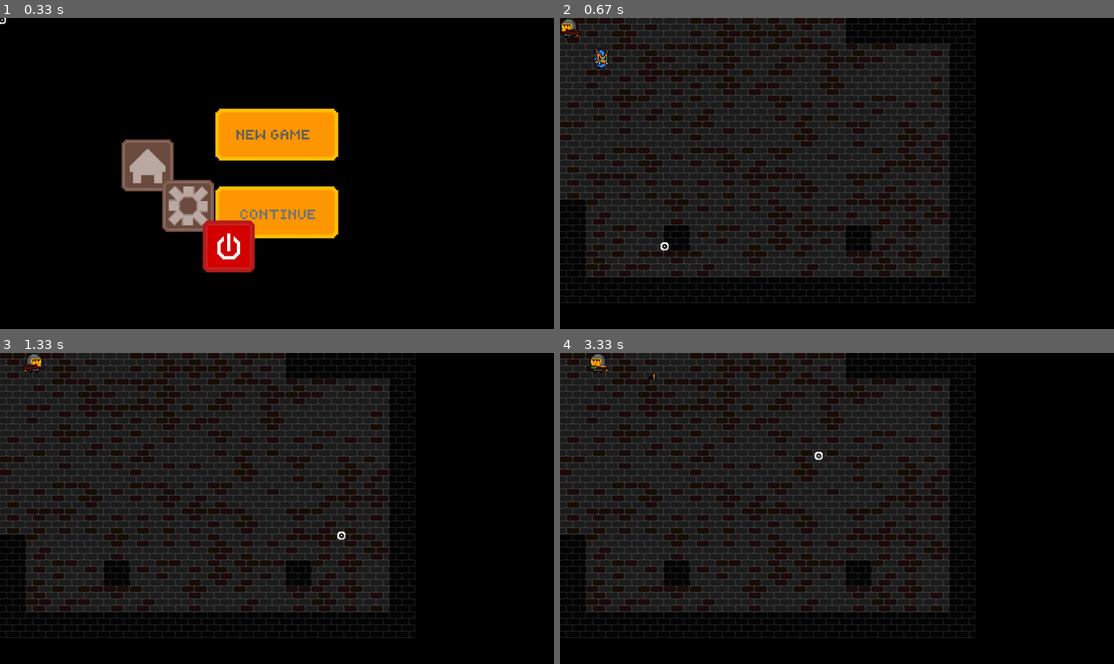
Above: before the commit, frames 1-4 (two rows, left to right).
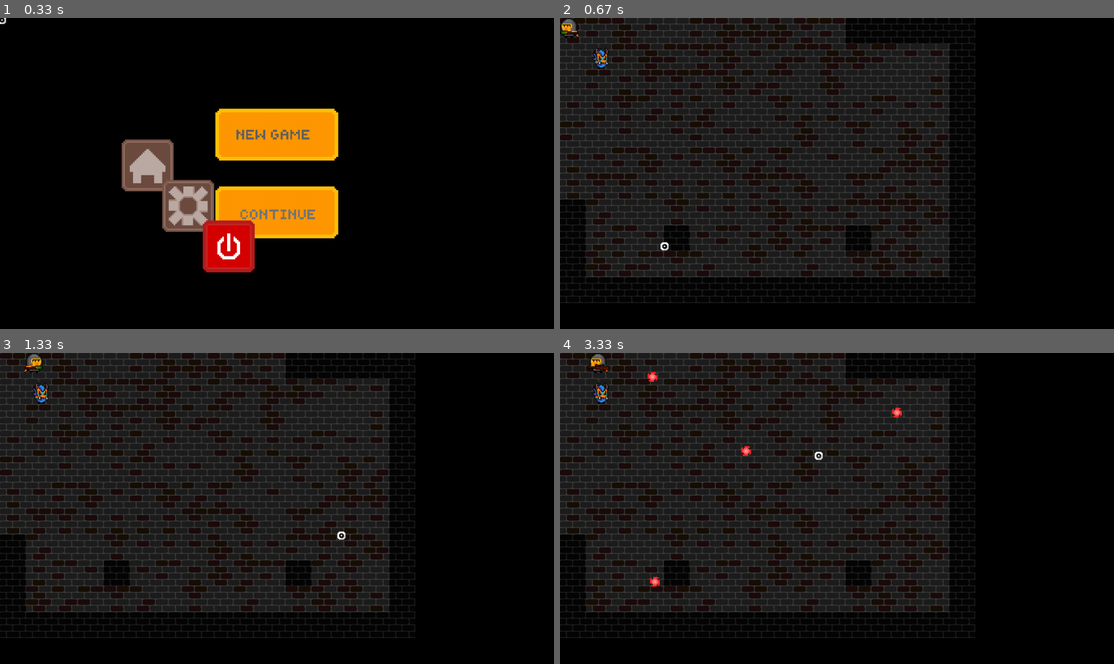
Above: after the commit, the same moments.

Repository: VladislavTuzov/PyGame
Game: pygame game, started from main.py
The game is run twice, just before and just after one commit, with the same random seed, the same clock (stepped at 60 frames per second) and the same inputs.
Inputs (mouse positions are in pixels of both pictures, inside the frame that each line leads up to):
- Up to frame 1 (0.33 s): no input
- Up to frame 2 (0.67 s): press the mouse at (837, 133) at 0.37 s; move the mouse to (748, 189) at 0.47 s; release the mouse at (665, 245) at 0.6 s
- Up to frame 3 (1.33 s): click (481, 617) at 0.72 s; hold Right from 1 s (still down); click (343, 536) at 1.08 s
- Up to frame 4 (3.33 s): release Right at 1.47 s; hold Up 1.5-1.8 s; click (848, 402) at 1.58 s; hold Right 1.83-2.3 s; click (637, 499) at 1.92 s; hold Left 2.33-2.87 s; click (842, 539) at 2.42 s; hold Down 2.9-3.2 s; click (820, 455) at 2.98 s; tap Tab at 3.23 s

Frame 1 is identical in both runs. In frame 2, less than 0.1% of the frame differs, in the area x 0-4%, y 3-6%; in frame 3, 0.2%; in frame 4, 0.4%, in the area x 5-62%, y 3-76%.

Commit message:
separate classes by files

Diff:
--- a/classes.py
+++ /dev/null
@@ -1,322 +0,0 @@
-from collections import deque
-import os
-from math import hypot
-from random import choice
-from time import time
-
-import pygame
-
-from config import FPS
-import helpers
-
-
-# ENTETIES
-
-class BaseHero(pygame.sprite.Sprite):
-	def __init__(self, hero_name, hp, protection, weapon_limit=2):
-		super().__init__()
-		# pygame attributes
-		self.image_left = pygame.image.load(f'source/heroes/{hero_name}/default_left.png')
-		self.image_right = pygame.image.load(f'source/heroes/{hero_name}/default_right.png')
-
-		self.image = self.image_left  # by default, then will be changed by direction
-		self.rect = self.image.get_rect()
-
-		self.speed = 180 / FPS  # pixels per second
-		self.direction = [0, 0]
-
-		# gameplay attributes
-		self.hp = hp
-		self.protection = protection
-
-		self.weapons = WeaponSlots(weapon_limit)
-
-	def change_direction(self, x_vector_change, y_vector_change):
-		self.direction[0] += x_vector_change
-		self.direction[1] += y_vector_change
-
-		if self.direction[0] == -1:
-			self.image = self.image_left
-			self.weapon.image = self.weapon.image_left
-		elif self.direction[0] == 1:
-			self.image = self.image_right
-			self.weapon.image = self.weapon.image_right
-
-	def move(self, walls):
-		x = self.rect.centerx + self.direction[0] * self.speed
-		y = self.rect.centery + self.direction[1] * self.speed
-
-		prev_center = self.rect.center
-		self.rect.center = (x, y)
-
-		if walls.colliderect(self.rect):
-			self.rect.center = prev_center
-
-		self.weapon.rect.center = (self.rect.centerx, self.rect.centery + 10)
-
-	def shoot(self, pos):
-		bullet = self.weapon.shoot(pos)
-		return bullet
-
-	@property
-	def weapon(self):
-		return self.weapons[0]
-
-	def add_weapon(self, weapon):
-		self.weapons.add_weapon(weapon)
-
-	def change_weapon(self, weapon):
-		self.weapons.change_weapon(weapon)
-
-	def delete_weapon(self, weapon):
-		if len(self.weapons) > 1:
-			self.weapons.delete_weapon(weapon)
-
-	def scroll(self):
-		self.weapons.scroll()
-
-
-class Knight(BaseHero):
-	def __init__(self):
-		super().__init__('knight', hp=5, protection=5, weapon_limit=2)
-
-
-class BaseEnemy(pygame.sprite.Sprite):
-	def __init__(self, name, hp):
-		super().__init__()
-		self.image = pygame.image.load(f'source/enemies/{name}.png')
-		self.rect = self.image.get_rect()
-
-		self.hp = hp
-
-	def hit(self, bullet):
-		self.hp -= bullet.damage
-		if self.hp <= 0:
-			self.kill()
-
-
-class Dardo(BaseEnemy):
-	def __init__(self):
-		super().__init__('dardo', hp=3)
-
-
-# WEAPONS
-
-class WeaponSlots(deque):
-	def __init__(self, limit):
-		super().__init__()
-		self.limit = limit
-
-	def add_weapon(self, weapon):
-		if len(self) < self.limit:
-			self.appendleft(weapon)
-
-	def change_weapon(self, new_weapon):
-		self[0] = new_weapon
-
-	def delete_weapon(self):
-		if self:
-			self.popleft()
-
-	def scroll(self):
-		self.rotate(-1)
-
-
-class BaseWeapon(pygame.sprite.Sprite):
-	def __init__(self, weapon_name, damage, cooldown):
-		super().__init__()
-		self.image_left = pygame.image.load(f'source/weapons/{weapon_name}/left.png')
-		self.image_right = pygame.image.load(f'source/weapons/{weapon_name}/right.png')
-		self.image = self.image_left  # by default, then will be change by direction
-		self.rect = self.image.get_rect()
-
-		self.weapon_name = weapon_name
-		self.damage = damage
-		self.cooldown = cooldown
-		self.previous_shot_time = time() - self.cooldown - 0.00001
-
-	def shoot(self, pos):
-		shot_time = time()
-		if shot_time - self.previous_shot_time >= self.cooldown:
-			self.previous_shot_time = shot_time
-			return BaseBullet(
-						self.weapon_name,
-						self.rect.center,
-						pos,
-						speed=420,
-						damage=self.damage
-				   )
-
-
-class BaseBullet(pygame.sprite.Sprite):
-	def __init__(self, weapon_name, start, pos, speed, damage, max_distance=2000):
-		super().__init__()
-		self.image = pygame.image.load(f'source/weapons/{weapon_name}/bullet.png')
-		self.rect = self.image.get_rect()
-		self.rect.center = start
-
-		self.speed = speed / FPS  # pixels by second
-		self.damage = damage
-		self.max_distance = max_distance
-
-		self.x0, self.y0 = start
-		x1, y1 = pos
-		self.current_distance = 0
-		self.x_distance = x1 - self.x0
-		self.y_distance = y1 - self.y0
-		self.target_distance = hypot(self.x_distance, self.y_distance)
-
-	def update(self, walls, enemies):
-		self.current_distance += self.speed
-		if self.current_distance >= self.max_distance:
-			self.kill()
-		coeff = self.current_distance / self.target_distance
-
-		x = self.x0 + self.x_distance * coeff
-		y = self.y0 + self.y_distance * coeff
-		prev_center = self.rect.center
-		self.rect.center = (x, y)
-
-		if walls.colliderect(self.rect):
-			self.rect.center = prev_center
-			self.kill()
-
-		collided_enemies = enemies.colliderect(self.rect)
-		if collided_enemies:
-			enemy = collided_enemies[0]
-			enemy.hit(self)
-			self.kill()
-
-
-class Broom(BaseWeapon):
-	def __init__(self):
-		super().__init__('broom', 1, 0.2)
-
-	def shoot(self, pos):
-		shot_time = time()
-		if shot_time - self.previous_shot_time >= self.cooldown:
-			self.previous_shot_time = shot_time
-			return BroomBullet(
-						self.weapon_name,
-						self.rect.center,
-						pos,
-						speed=420,
-						damage=self.damage
-				   )
-
-
-class BroomBullet(BaseBullet):
-	pass
-
-
-# LEVEL GENERATION
-
-class Room(pygame.sprite.Sprite):
-	def __init__(self, pattern, floor_type: str):
-		super().__init__()
-		self.width = len(pattern[0])
-		self.height = len(pattern)
-		self.type = floor_type
-
-		self.image = self._generate_image(pattern)
-		self.rect = self.image.get_rect()
-
-	def _generate_image(self, pattern):
-		plate_size = get_image_size(self._get_random_plate())
-		plate_width, plate_height = plate_size
-
-		image_width = self.width * plate_width
-		image_height = self.height * plate_height
-
-		self.walls = helpers.RectList()
-		self.gates = helpers.RectList()
-
-		image = pygame.Surface((image_width, image_height))
-		for i, row in enumerate(pattern):
-			for j, cell in enumerate(row):
-				x = plate_width * j
-				y = plate_height * i
-
-				if cell == helpers.FLOOR:
-					plate = pygame.image.load(self._get_random_plate())
-					image.blit(plate, (x, y))
-
-				elif cell == helpers.WALL:
-					wall = pygame.image.load(self._get_random_wall())
-					image.blit(wall, (x, y))
-					self.walls.append(pygame.Rect((x, y, plate_width, plate_height)))
-
-				elif cell == helpers.GATES:
-					gate = pygame.image.load(self._get_random_wall())
-					image.blit(gate, (x, y))
-					self.gates.append(pygame.Rect((x, y, plate_width, plate_height)))
-
-		return image
-
-	def _get_random_plate(self):
-		return choice(self._get_plates())
-
-	def _get_plates(self):
-		path = f'source/locations/{self.type}/floor'
-		plates = [f'{path}/{plate_filename}'
-				  for plate_filename in os.listdir(path)]
-		return plates
-
-	def _get_random_wall(self):
-		return choice(self._get_walls())
-
-	def _get_walls(self):
-		path = f'source/locations/{self.type}/walls'
-		walls = [f'{path}/{wall_filename}'
-				  for wall_filename in os.listdir(path)]
-		return walls
-
-	def close_gates(self):
-		self.walls.extend(self.gates)
-
-	def open_gates(self):
-		self.walls[:] = [wall for wall in self.walls if wall not in self.gates]
-
-
-def get_image_size(path):
-	with open(path, 'rb') as file:
-		data = file.read(24)
-		width = int(data[16:20].hex(), 16)
-		height = int(data[20:24].hex(), 16)
-	return width, height
-
-
-# MENU
-
-class MenuButton(pygame.sprite.Sprite):
-	def __init__(self, button_name, x=0, y=0):
-		super().__init__()
-		self.image = pygame.image.load(f'source/buttons/{button_name}.png')
-		self.rect = self.image.get_rect()
-
-		self.rect.x = x
-		self.rect.y = y
-
-	def collidepoint(self, coords):
-		return self.rect.collidepoint(coords)
-
-
-# CURSOR
-
-class CustomCursor:
-	def __init__(self, filename):
-		self.image = pygame.image.load(f'source/cursors/{filename}')
-		self.rect = self.image.get_rect()
-
-	def update_pos(self, pos):
-		self.rect.center = pos
-
-
-# EXCEPTIONS
-
-class ExitPseudoError(Exception):
-	pass
-
-
-class NewGamePseudoError(Exception):
-    pass
--- /dev/null
+++ b/classes/enemies.py
@@ -0,0 +1,20 @@
+import pygame
+
+
+class BaseEnemy(pygame.sprite.Sprite):
+	def __init__(self, name, hp):
+		super().__init__()
+		self.image = pygame.image.load(f'source/enemies/{name}.png')
+		self.rect = self.image.get_rect()
+
+		self.hp = hp
+
+	def hit(self, bullet):
+		self.hp -= bullet.damage
+		if self.hp <= 0:
+			self.kill()
+
+
+class Dardo(BaseEnemy):
+	def __init__(self):
+		super().__init__('dardo', hp=3)
--- /dev/null
+++ b/classes/exceptions.py
@@ -0,0 +1,6 @@
+class ExitPseudoError(Exception):
+	pass
+
+
+class NewGamePseudoError(Exception):
+    pass
--- /dev/null
+++ b/classes/generation.py
@@ -0,0 +1,81 @@
+import os
+from random import choice
+
+import pygame
+
+import helpers
+
+
+class Room(pygame.sprite.Sprite):
+	def __init__(self, pattern, floor_type: str):
+		super().__init__()
+		self.width = len(pattern[0])
+		self.height = len(pattern)
+		self.type = floor_type
+
+		self.image = self._generate_image(pattern)
+		self.rect = self.image.get_rect()
+
+	def _generate_image(self, pattern):
+		plate_size = get_image_size(self._get_random_plate())
+		plate_width, plate_height = plate_size
+
+		image_width = self.width * plate_width
+		image_height = self.height * plate_height
+
+		self.walls = helpers.RectList()
+		self.gates = helpers.RectList()
+
+		image = pygame.Surface((image_width, image_height))
+		for i, row in enumerate(pattern):
+			for j, cell in enumerate(row):
+				x = plate_width * j
+				y = plate_height * i
+
+				if cell == helpers.FLOOR:
+					plate = pygame.image.load(self._get_random_plate())
+					image.blit(plate, (x, y))
+
+				elif cell == helpers.WALL:
+					wall = pygame.image.load(self._get_random_wall())
+					image.blit(wall, (x, y))
+					self.walls.append(pygame.Rect((x, y, plate_width, plate_height)))
+
+				elif cell == helpers.GATES:
+					gate = pygame.image.load(self._get_random_wall())
+					image.blit(gate, (x, y))
+					self.gates.append(pygame.Rect((x, y, plate_width, plate_height)))
+
+		return image
+
+	def _get_random_plate(self):
+		return choice(self._get_plates())
+
+	def _get_plates(self):
+		path = f'source/locations/{self.type}/floor'
+		plates = [f'{path}/{plate_filename}'
+				  for plate_filename in os.listdir(path)]
+		return plates
+
+	def _get_random_wall(self):
+		return choice(self._get_walls())
+
+	def _get_walls(self):
+		path = f'source/locations/{self.type}/walls'
+		walls = [f'{path}/{wall_filename}'
+				  for wall_filename in os.listdir(path)]
+		return walls
+
+	def close_gates(self):
+		self.walls.extend(self.gates)
+
+	def open_gates(self):
+		self.walls[:] = [wall for wall in self.walls if wall not in self.gates]
+
+
+def get_image_size(path):
+	with open(path, 'rb') as file:
+		data = file.read(24)
+		width = int(data[16:20].hex(), 16)
+		height = int(data[20:24].hex(), 16)
+	return width, height
--- /dev/null
+++ b/classes/heroes.py
@@ -0,0 +1,94 @@
+from collections import deque
+
+import pygame
+
+from config import FPS
+
+
+class BaseHero(pygame.sprite.Sprite):
+	def __init__(self, hero_name, hp, protection, weapon_limit=2):
+		super().__init__()
+		# pygame attributes
+		self.image_left = pygame.image.load(f'source/heroes/{hero_name}/default_left.png')
+		self.image_right = pygame.image.load(f'source/heroes/{hero_name}/default_right.png')
+
+		self.image = self.image_left  # by default, then will be changed by direction
+		self.rect = self.image.get_rect()
+
+		self.speed = 180 / FPS  # pixels per second
+		self.direction = [0, 0]
+
+		# gameplay attributes
+		self.hp = hp
+		self.protection = protection
+
+		self.weapons = WeaponSlots(weapon_limit)
+
+	def change_direction(self, x_vector_change, y_vector_change):
+		self.direction[0] += x_vector_change
+		self.direction[1] += y_vector_change
+
+		if self.direction[0] == -1:
+			self.image = self.image_left
+			self.weapon.image = self.weapon.image_left
+		elif self.direction[0] == 1:
+			self.image = self.image_right
+			self.weapon.image = self.weapon.image_right
+
+	def move(self, walls):
+		x = self.rect.centerx + self.direction[0] * self.speed
+		y = self.rect.centery + self.direction[1] * self.speed
+
+		prev_center = self.rect.center
+		self.rect.center = (x, y)
+
+		if walls.colliderect(self.rect):
+			self.rect.center = prev_center
+
+		self.weapon.rect.center = (self.rect.centerx, self.rect.centery + 10)
+
+	def shoot(self, pos):
+		bullet = self.weapon.shoot(pos)
+		return bullet
+
+	@property
+	def weapon(self):
+		return self.weapons[0]
+
+	def add_weapon(self, weapon):
+		self.weapons.add_weapon(weapon)
+
+	def change_weapon(self, weapon):
+		self.weapons.change_weapon(weapon)
+
+	def delete_weapon(self, weapon):
+		if len(self.weapons) > 1:
+			self.weapons.delete_weapon(weapon)
+
+	def scroll(self):
+		self.weapons.scroll()
+
+
+class WeaponSlots(deque):
+	def __init__(self, limit):
+		super().__init__()
+		self.limit = limit
+
+	def add_weapon(self, weapon):
+		if len(self) < self.limit:
+			self.appendleft(weapon)
+
+	def change_weapon(self, new_weapon):
+		self[0] = new_weapon
+
+	def delete_weapon(self):
+		if self:
+			self.popleft()
+
+	def scroll(self):
+		self.rotate(-1)
+
+
+class Knight(BaseHero):
+	def __init__(self):
+		super().__init__('knight', hp=5, protection=5, weapon_limit=2)
--- /dev/null
+++ b/classes/interface.py
@@ -0,0 +1,23 @@
+import pygame
+
+
+class MenuButton(pygame.sprite.Sprite):
+	def __init__(self, button_name, x=0, y=0):
+		super().__init__()
+		self.image = pygame.image.load(f'source/buttons/{button_name}.png')
+		self.rect = self.image.get_rect()
+
+		self.rect.x = x
+		self.rect.y = y
+
+	def collidepoint(self, coords):
+		return self.rect.collidepoint(coords)
+
+
+class CustomCursor:
+	def __init__(self, filename):
+		self.image = pygame.image.load(f'source/cursors/{filename}')
+		self.rect = self.image.get_rect()
+
+	def update_pos(self, pos):
+		self.rect.center = pos
--- /dev/null
+++ b/classes/weapons.py
@@ -0,0 +1,93 @@
+from math import hypot
+from time import time
+
+import pygame
+
+from config import FPS
+
+
+class BaseWeapon(pygame.sprite.Sprite):
+	def __init__(self, weapon_name, damage, cooldown):
+		super().__init__()
+		self.image_left = pygame.image.load(f'source/weapons/{weapon_name}/left.png')
+		self.image_right = pygame.image.load(f'source/weapons/{weapon_name}/right.png')
+		self.image = self.image_left  # by default, then will be change by direction
+		self.rect = self.image.get_rect()
+
+		self.weapon_name = weapon_name
+		self.damage = damage
+		self.cooldown = cooldown
+		self.previous_shot_time = time() - self.cooldown - 0.00001
+
+	def shoot(self, pos):
+		shot_time = time()
+		if shot_time - self.previous_shot_time >= self.cooldown:
+			self.previous_shot_time = shot_time
+			return BaseBullet(
+						self.weapon_name,
+						self.rect.center,
+						pos,
+						speed=420,
+						damage=self.damage
+				   )
+
+
+class BaseBullet(pygame.sprite.Sprite):
+	def __init__(self, weapon_name, start, pos, speed, damage, max_distance=2000):
+		super().__init__()
+		self.image = pygame.image.load(f'source/weapons/{weapon_name}/bullet.png')
+		self.rect = self.image.get_rect()
+		self.rect.center = start
+
+		self.speed = speed / FPS  # pixels by second
+		self.damage = damage
+		self.max_distance = max_distance
+
+		self.x0, self.y0 = start
+		x1, y1 = pos
+		self.current_distance = 0
+		self.x_distance = x1 - self.x0
+		self.y_distance = y1 - self.y0
+		self.target_distance = hypot(self.x_distance, self.y_distance)
+
+	def update(self, walls, enemies):
+		self.current_distance += self.speed
+		if self.current_distance >= self.max_distance:
+			self.kill()
+		coeff = self.current_distance / self.target_distance
+
+		x = self.x0 + self.x_distance * coeff
+		y = self.y0 + self.y_distance * coeff
+		prev_center = self.rect.center
+		self.rect.center = (x, y)
+
+		if walls.colliderect(self.rect):
+			self.rect.center = prev_center
+			self.kill()
+
+		collided_enemies = enemies.colliderect(self.rect)
+		if collided_enemies:
+			enemy = collided_enemies[0]
+			enemy.hit(self)
+			self.kill()
+
+
+class Broom(BaseWeapon):
+	def __init__(self):
+		super().__init__('broom', 1, 0.2)
+
+	def shoot(self, pos):
+		shot_time = time()
+		if shot_time - self.previous_shot_time >= self.cooldown:
+			self.previous_shot_time = shot_time
+			return BroomBullet(
+						self.weapon_name,
+						self.rect.center,
+						pos,
+						speed=420,
+						damage=self.damage
+				   )
+
+
+class BroomBullet(BaseBullet):
+	pass
--- a/gameplay.py
+++ b/gameplay.py
@@ -1,7 +1,8 @@
 import pygame
 
 from config import FPS
-from classes import Room, Dardo
+from classes.generation import Room
+from classes.enemies import Dardo
 import helpers
 from patterns import get_random_pattern
 
--- a/main.py
+++ b/main.py
@@ -3,9 +3,10 @@
 import gameplay
 import menu
 
-from classes import Knight, BaseWeapon, Broom
-from classes import CustomCursor
-from classes import ExitPseudoError, NewGamePseudoError
+from classes.heroes import Knight
+from classes.weapons import BaseWeapon, Broom
+from classes.interface import CustomCursor
+from classes.exceptions import ExitPseudoError, NewGamePseudoError
 import helpers
 
 
@@ -19,8 +20,8 @@
 	cursor = CustomCursor('cursor20alt.png')
 
 	knight = Knight()
+	knight.add_weapon(BaseWeapon('awp', damage=5, cooldown=2))
 	knight.add_weapon(Broom())
-	knight.add_weapon(BaseWeapon('awp', damage=5, cooldown=2))
 
 	try:
 		menu.menu_screen(screen, cursor)
--- a/menu.py
+++ b/menu.py
@@ -2,8 +2,8 @@
 import sys
 
 from config import FPS
-from classes import MenuButton
-from classes import ExitPseudoError, NewGamePseudoError
+from classes.interface import MenuButton
+from classes.exceptions import ExitPseudoError, NewGamePseudoError
 
 
 def menu_screen(screen, cursor):
